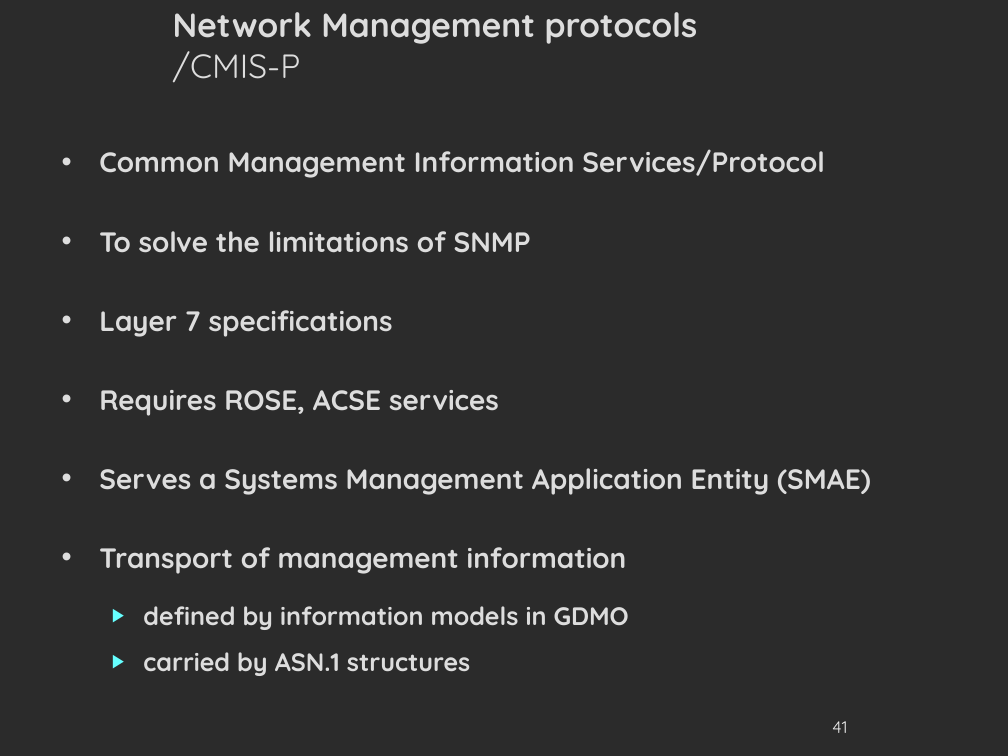
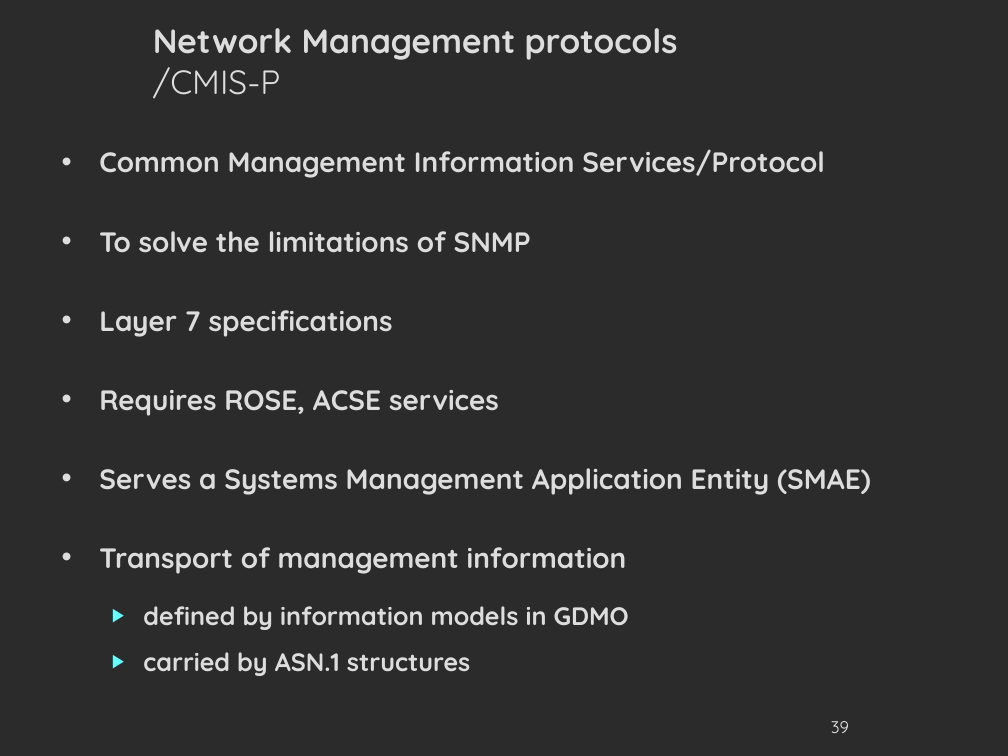
Before and after one commit to danielausparis/globals-3.00, a slide deck: slide 39 of globals-v3.00-test.odp (slide 41 before the commit). Drawn at 1008x756 pixels with LibreOffice and Linux fonts; fonts in the diff are those of the drawing; background and template pictures are left out; a plain dark background stands for a picture behind light text. Boxes give left, top, right and bottom in pixels: in the first picture for what was removed or moved away, otherwise in the second. Text is boxed around its words. In the diff, an @@ line names an element or a change of style, - is before the commit and + after.

```diff
--- a/globals-v3.00-test.odp
+++ b/globals-v3.00-test.odp
@@ title "Network Management protocols /CMIS-P": place and size @@
-title "Network Management protocols /CMIS-P" at (173, 12, 698, 83)
+title "Network Management protocols /CMIS-P" at (153, 28, 678, 98)
@@ page number at (831, 721, 849, 733): text changed @@
-41
+39
```
Also in this commit, not shown: 57 other slides changed, 3 slides removed.
